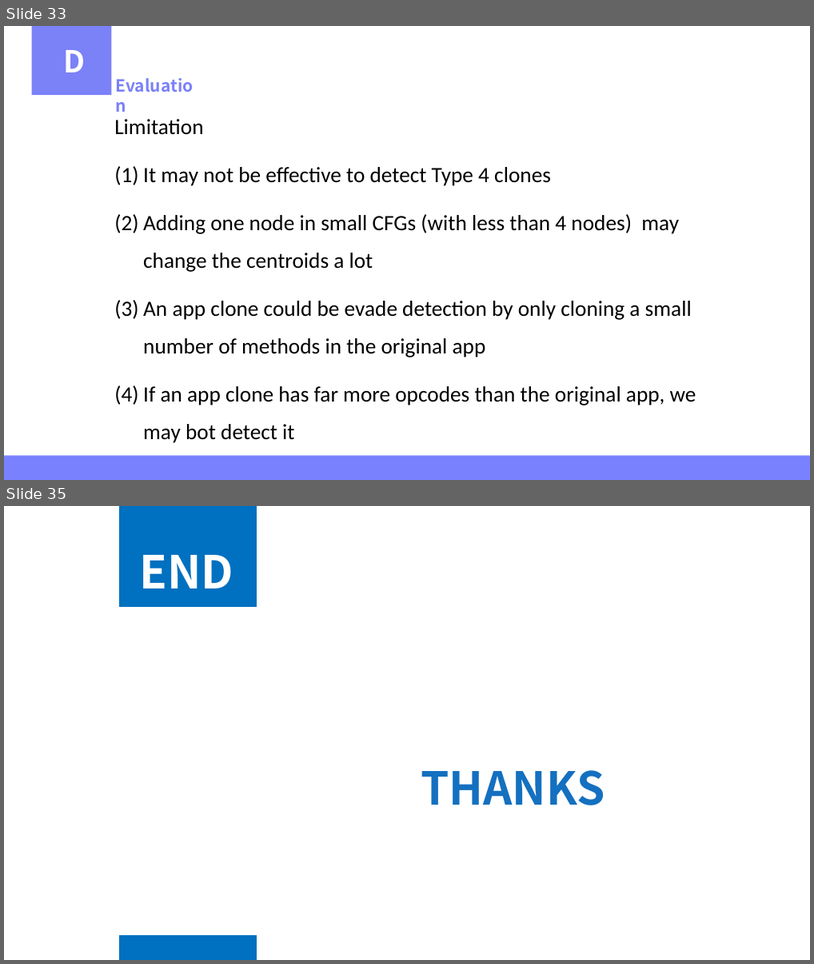
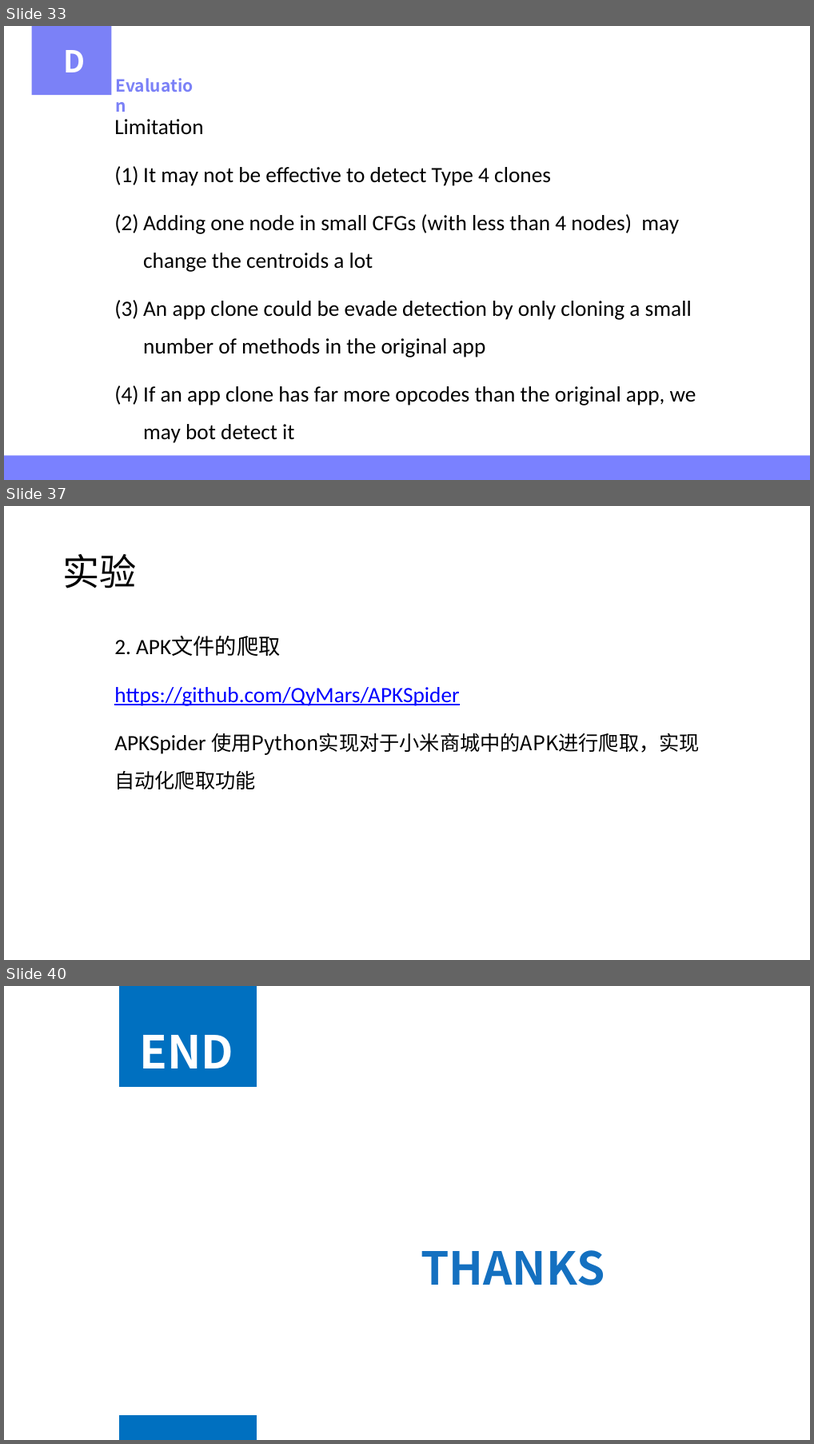
Before and after one commit to qiuliwang/cabinet, a slide deck: papers/AASSppt/AASS.pptx. Shown one above the other, each under a label of ours: slides 33 and 35 before the commit, slides 33, 37 and 40 after it; the slides between them are not shown. The pictures are 814x964 and 814x1444 pixels, drawn with LibreOffice and Linux fonts; fonts in the diff are those of the drawing. Boxes give left, top, right and bottom in pixels: in the first picture for what was removed or moved away, otherwise in the second. Text is boxed around its words. In the diff, an @@ line names an element or a change of style, - is before the commit and + after.

```diff
--- a/papers/AASSppt/AASS.pptx
+++ b/papers/AASSppt/AASS.pptx
@@ slide 37 added at box(4, 506, 810, 960), background #FFFFFF @@
@@ title added at box(62, 554, 136, 588), 44 pt, text #000000 @@
+实验
@@ text added at box(114, 636, 700, 789), 26 pt, text #000000 @@
+2. APK文件的爬取
+https://github.com/QyMars/APKSpider
+APKSpider 使用Python实现对于小米商城中的APK进行爬取，实现自动化爬取功能
@@ what was slide 35 is now slide 40 @@
```
Also in this commit, not shown: 1 slide changed, 4 other slides added, 40 other files.
